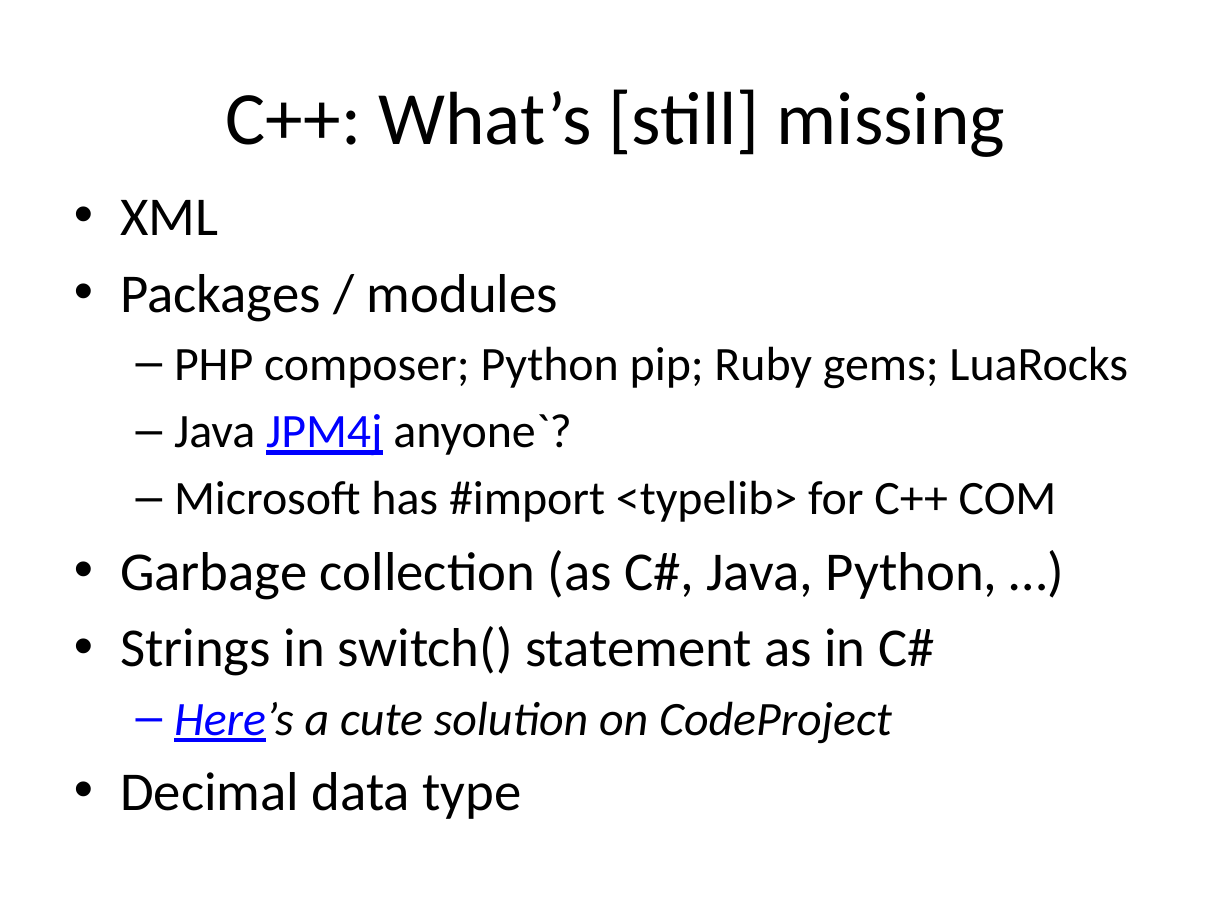
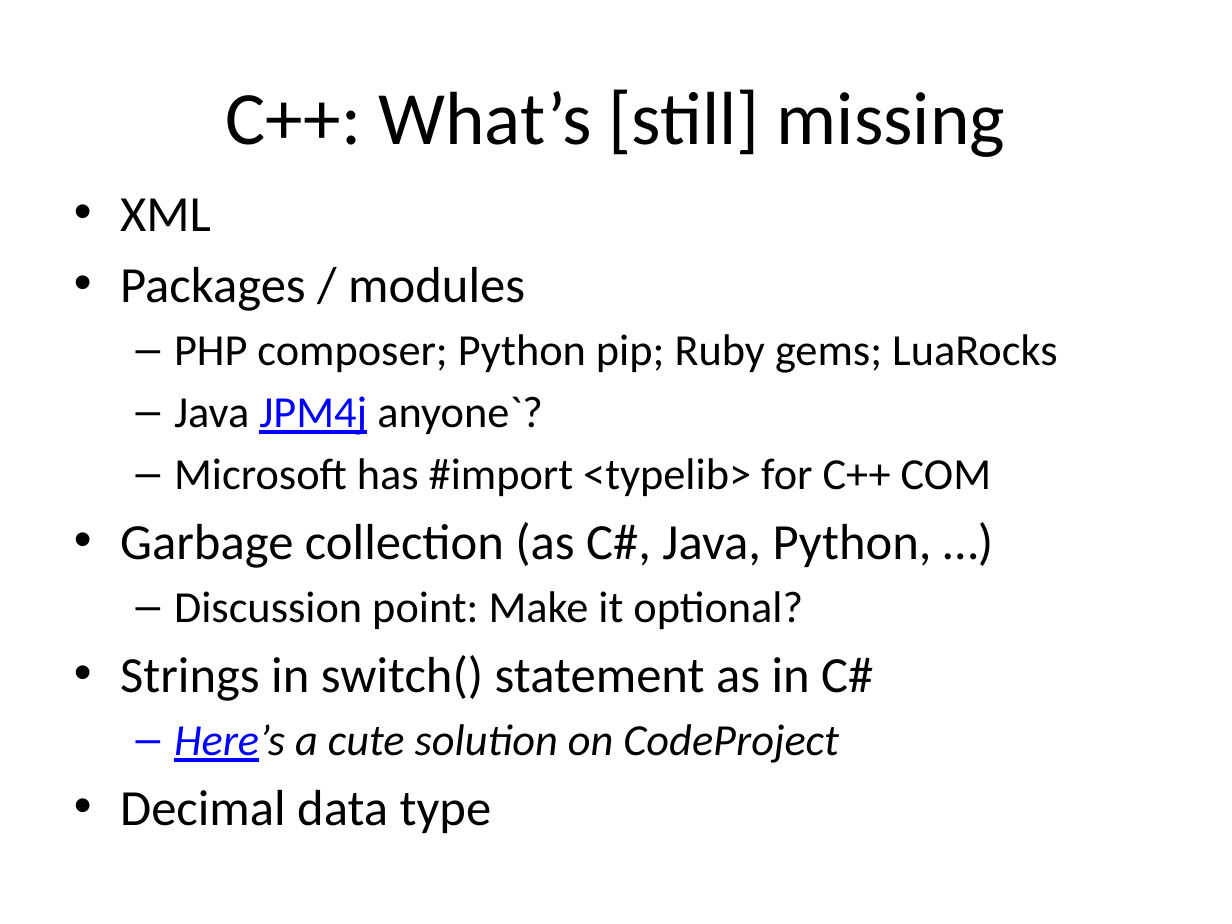
Before and after one commit to fellmad/FunWithCpp11, a slide deck: slide 28 of doc/Fun_with_C++11.pptx (slide 26 before the commit). Drawn at 1232x924 pixels with LibreOffice and Linux fonts; fonts in the diff are those of the drawing. Boxes give left, top, right and bottom in pixels: in the first picture for what was removed or moved away, otherwise in the second. Text is boxed around its words. In the diff, an @@ line names an element or a change of style, - is before the commit and + after.

```diff
--- a/doc/Fun_with_C++11.pptx
+++ b/doc/Fun_with_C++11.pptx
@@ text at bbox=[120, 198, 1057, 833]: size 32 to 29.6 pt in "XML", "Packages / modules", "Garbage collection (as C#, Java, Python, …)", "Strings in switch() statement as in C#" and 1 more places; size 28 to 25.9 pt in "PHP composer; Python pip; Ruby gems; LuaRocks", "Java JPM4j anyone`?", "Microsoft has #import <typelib> for C++ COM", "Here’s a cute solution on CodeProject" @@
@@ text at bbox=[174, 591, 803, 629]: paragraph added @@
+  – Discussion point: Make it optional?
```
Also in this commit, not shown: 12 other slides changed, 3 slides added, 1 slide removed.
